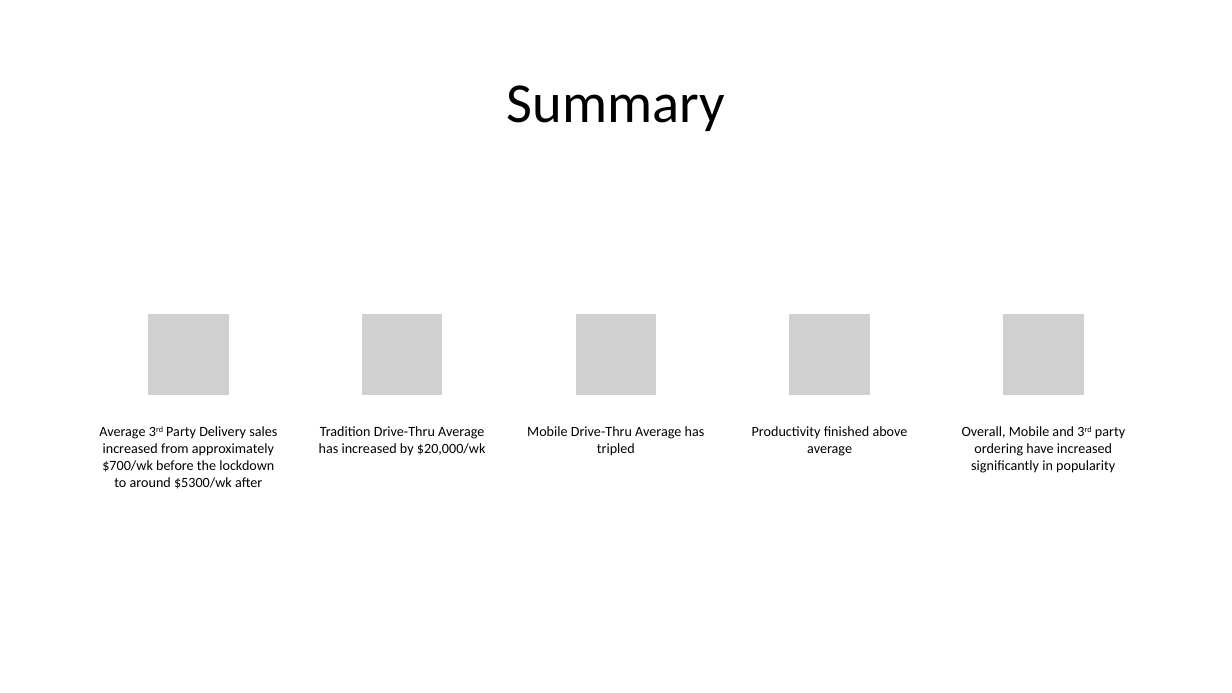
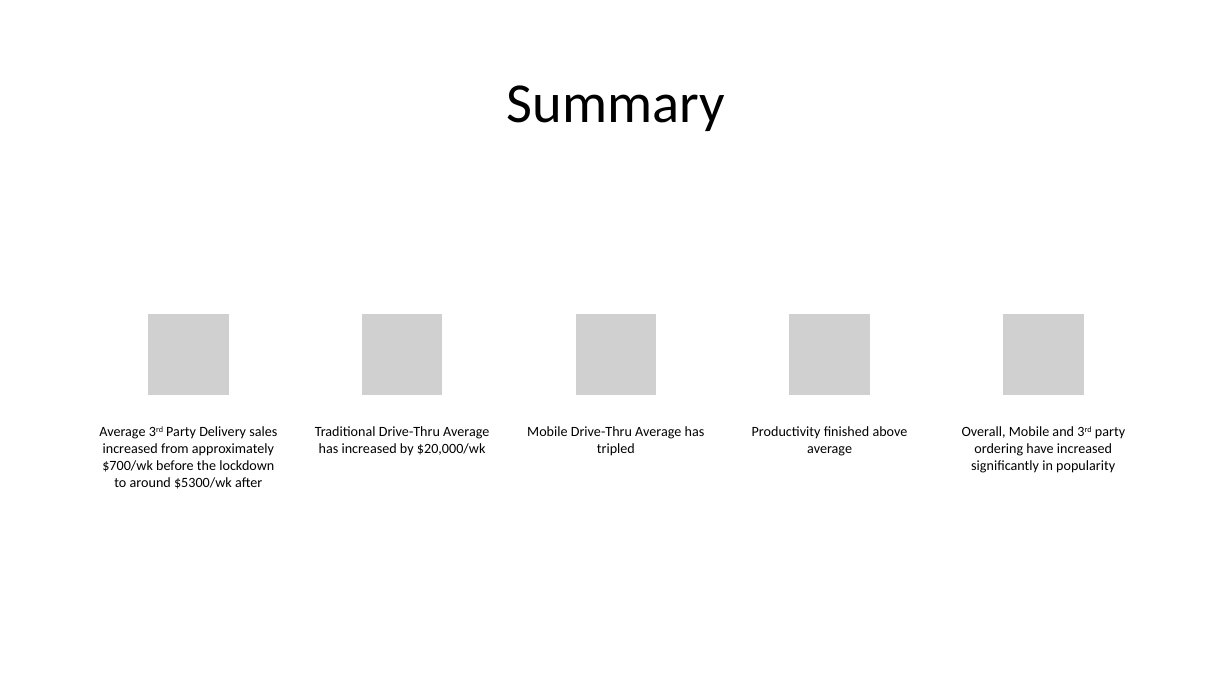
Before and after one commit to East-Coast-Collaboration/Final-Project, a slide deck: slide 15 of Presentation.pptx. Drawn at 1232x693 pixels with LibreOffice and Linux fonts; fonts in the diff are those of the drawing; grey boxes stand for pictures. Boxes give left, top, right and bottom in pixels: in the first picture for what was removed or moved away, otherwise in the second. Text is boxed around its words. In the diff, an @@ line names an element or a change of style, - is before the commit and + after.

```diff
--- a/Presentation.pptx
+++ b/Presentation.pptx
@@ text at [315, 426, 489, 456]: text changed @@
-Tradition Drive-Thru Average has increased by $20,000/wk
+Traditional Drive-Thru Average has increased by $20,000/wk
```
Also in this commit, not shown: 3 other slides changed, 7 other files.
